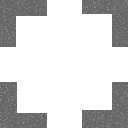
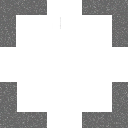
Layers edited between the first and the second w=128, h=128 image:
painted on "Háttér" over [16, 13, 112, 113]
